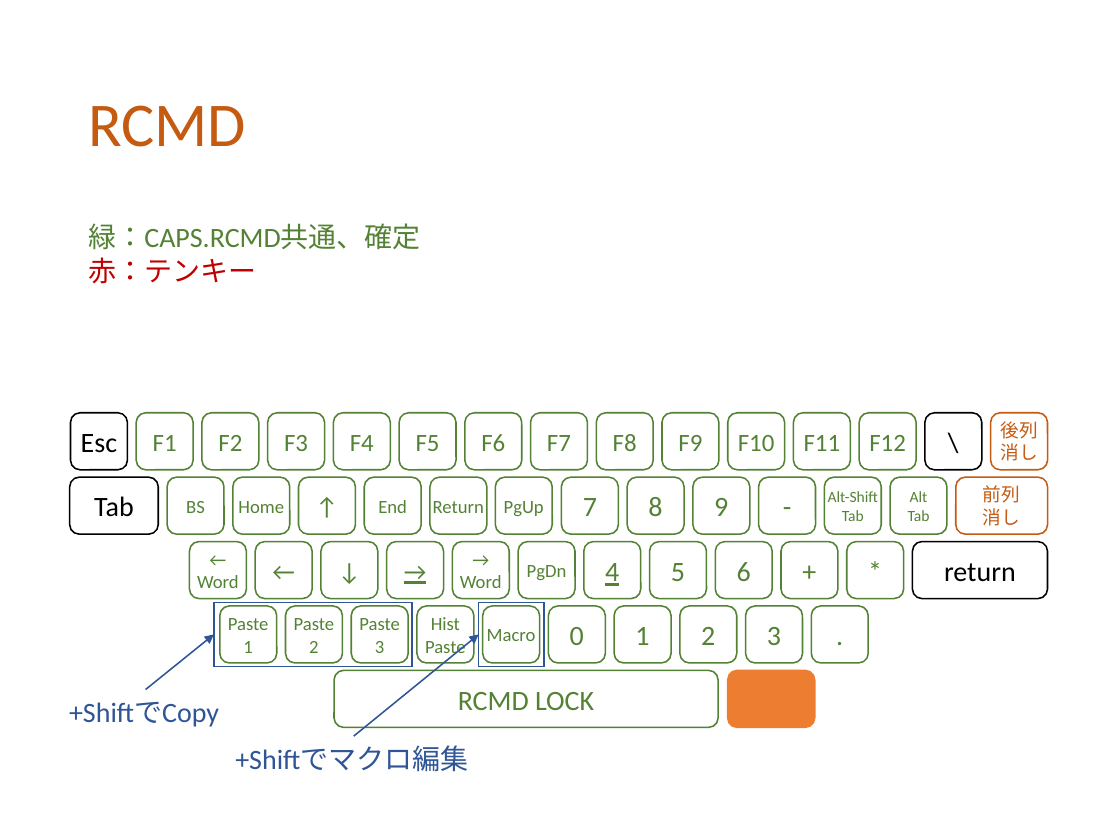
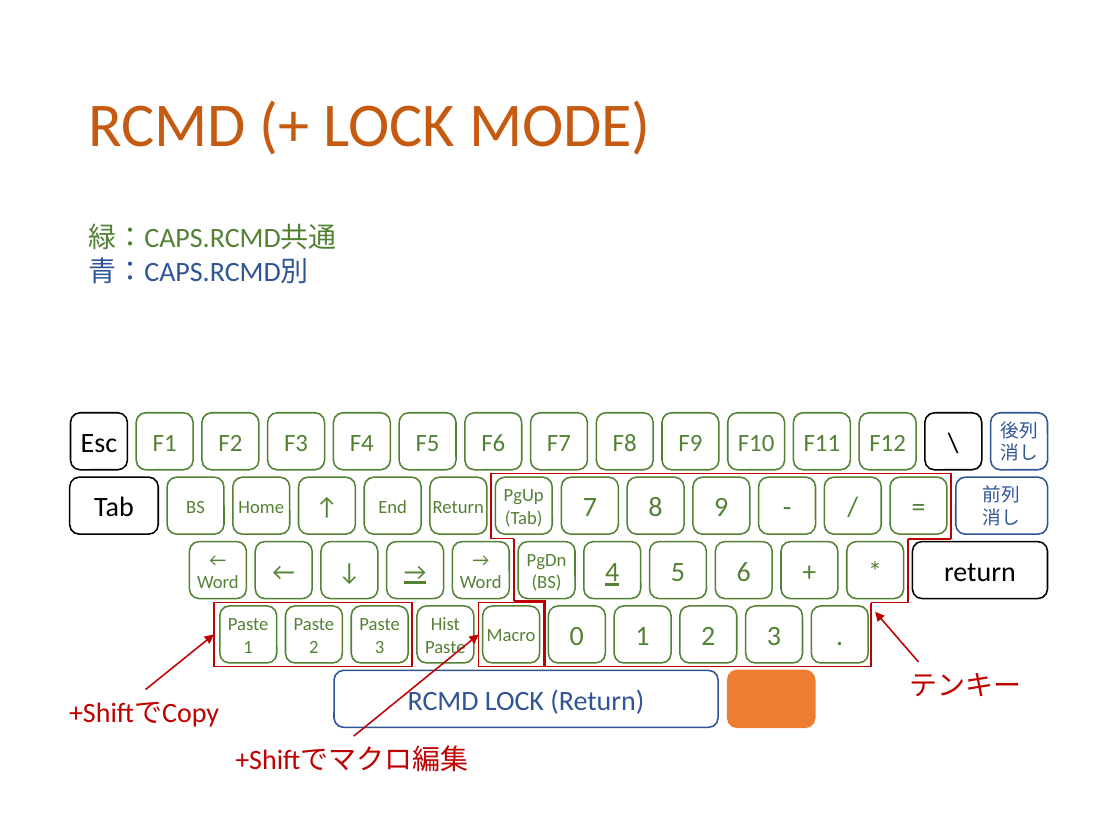
Before and after one commit to ittooo66/myAHK, a slide deck: slide 4 of MANUAL.pptx. Drawn at 1120x840 pixels with LibreOffice and Linux fonts; fonts in the diff are those of the drawing. Boxes give left, top, right and bottom in pixels: in the first picture for what was removed or moved away, otherwise in the second. Text is boxed around its words. In the diff, an @@ line names an element or a change of style, - is before the commit and + after.

```diff
--- a/MANUAL.pptx
+++ b/MANUAL.pptx
@@ title at bbox=[88, 100, 651, 155]: text changed @@
-RCMD
+RCMD (+ LOCK MODE)
@@ text at bbox=[88, 223, 337, 284]: text changed @@
-緑：CAPS.RCMD共通、確定
-赤：テンキー
+緑：CAPS.RCMD共通
+青：CAPS.RCMD別
@@ rounded rectangle "後列" at bbox=[990, 413, 1047, 470]: text colour #C55A11 to #2F5597; outline #C55A11 1 pt to #2F5597 1 pt @@
@@ group added at bbox=[491, 474, 951, 666]: 12 lines @@
@@ rounded rectangle "前列" at bbox=[955, 477, 1047, 534]: text colour #C55A11 to #2F5597; outline #C55A11 1 pt to #2F5597 1 pt @@
@@ text in rounded rectangle at bbox=[828, 491, 878, 521]: text changed; size 10 to 18 pt @@
-Alt-Shift
-Tab
+/
@@ text in rounded rectangle at bbox=[908, 491, 930, 521]: text changed; size 10 to 18 pt @@
-Alt
-Tab
+=
@@ text in rounded rectangle at bbox=[505, 510, 543, 527]: paragraph added @@
+(Tab)
@@ text in rounded rectangle at bbox=[532, 574, 562, 591]: paragraph added @@
+(BS)
@@ rectangle at bbox=[214, 603, 412, 666]: outline #2F5597 1 pt to #C00000 1 pt @@
@@ rectangle at bbox=[478, 603, 543, 666]: outline #2F5597 1 pt to #C00000 1 pt @@
@@ arrow added from (918, 662) to (875, 612), #C00000 1 pt @@
@@ arrow (146, 690) - (214, 634): stroke #2F5597 1 pt to #C00000 1 pt @@
@@ arrow (354, 736) - (478, 634): stroke #2F5597 1 pt to #C00000 1 pt @@
@@ rounded rectangle "RCMD LOCK (Return)" at bbox=[334, 671, 718, 728]: outline #548235 1 pt to #2F5597 1 pt @@
@@ text in rounded rectangle at bbox=[408, 686, 644, 714]: text changed; text colour #548235 to #2F5597 @@
-RCMD LOCK
+RCMD LOCK (Return)
@@ text added at bbox=[910, 673, 1022, 697], 18 pt, text #C00000 @@
+テンキー
@@ text "+ShiftでCopy" at bbox=[69, 702, 219, 727]: text colour #2F5597 to #C00000 @@
@@ text "+Shiftでマクロ編集" at bbox=[235, 746, 468, 772]: text colour #2F5597 to #C00000 @@
```
Also in this commit, not shown: 4 other slides changed.
